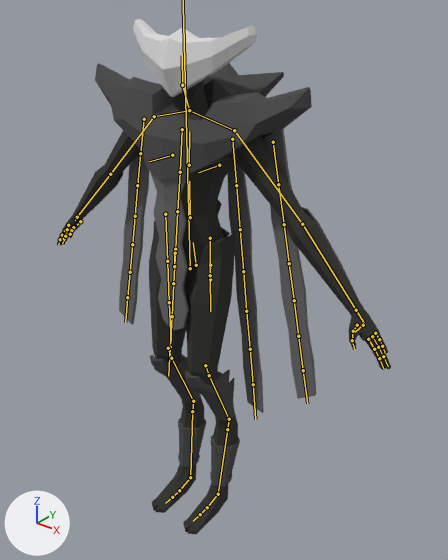
The glTF model assets/boss_1/boss_1.glb as it was, and as the next commit left it.
The view is the same before and after, from a camera (50 mm lens) standing at (2.11, -2.33, 3.17) and looking at (0.05, 0.24, 1.57). Arrows for +X, +Y and +Z are at lower left; the lights stay in place. The bones that bend it are drawn over the model as lines.

Objects in the first picture: 'body'.
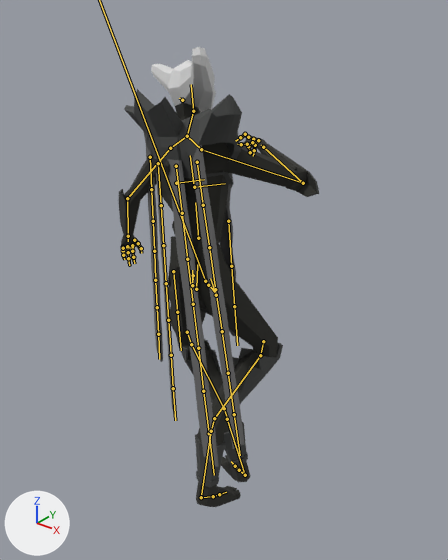
The newer file adds an action. The first version stands in its rest pose; the second is drawn at frame 7 of the action 'attack_spin'.

Where the change shows, as pixel boxes [x1, y1, x2, y2] in the pictures (448 x 560 px):
'body', posed (40% narrower, 11% shorter)
    before: [57, 19, 391, 534]
    after: [119, 47, 319, 507]
bone 'hip', root to tip
    before: (196, 265) to (193, 242)
    after: (196, 289) to (197, 264)
bone 'arm1.L', root to tip
    before: (234, 130) to (302, 224)
    after: (170, 148) to (127, 198)
bone 'forearm.L', root to tip
    before: (302, 224) to (356, 310)
    after: (127, 198) to (128, 236)
bone 'finger.L', root to tip
    before: (368, 339) to (374, 349)
    after: (132, 245) to (132, 251)
bone 'finger.L.002', root to tip
    before: (374, 349) to (379, 358)
    after: (132, 251) to (133, 257)
bone 'finger.L.003', root to tip
    before: (372, 336) to (378, 347)
    after: (127, 246) to (128, 252)
bone 'finger.L.005', root to tip
    before: (378, 347) to (383, 356)
    after: (128, 252) to (128, 258)
bone 'finger.L.004', root to tip
    before: (383, 356) to (388, 366)
    after: (128, 258) to (129, 265)
bone 'finger.L.006', root to tip
    before: (375, 333) to (379, 339)
    after: (123, 247) to (123, 251)
bone 'finger.L.008', root to tip
    before: (379, 339) to (382, 346)
    after: (123, 251) to (123, 255)
bone 'finger.L.012', root to tip
    before: (357, 325) to (353, 331)
    after: (134, 240) to (138, 243)
bone 'arm1.R', root to tip
    before: (154, 116) to (110, 174)
    after: (201, 149) to (303, 183)
bone 'forearm.R', root to tip
    before: (110, 174) to (77, 217)
    after: (303, 183) to (263, 147)
bone 'finger.R.002', root to tip
    before: (62, 235) to (60, 239)
    after: (245, 134) to (240, 137)
bone 'finger.R.003', root to tip
    before: (69, 229) to (66, 234)
    after: (253, 139) to (248, 146)
bone 'finger.R.005', root to tip
    before: (66, 234) to (64, 238)
    after: (248, 146) to (250, 152)
bone 'finger.R.004', root to tip
    before: (64, 238) to (62, 243)
    after: (250, 152) to (254, 153)
bone 'finger.R.006', root to tip
    before: (73, 227) to (71, 230)
    after: (258, 140) to (255, 145)
bone 'finger.R.008', root to tip
    before: (71, 230) to (70, 234)
    after: (255, 145) to (254, 150)
bone 'leg1.L', root to tip
    before: (210, 265) to (209, 279)
    after: (193, 275) to (192, 284)
bone 'knee1.L', root to tip
    before: (205, 365) to (209, 375)
    after: (187, 332) to (191, 344)
bone 'leg2.L', root to tip
    before: (209, 375) to (229, 419)
    after: (191, 344) to (224, 408)
bone 'leg3.L', root to tip
    before: (227, 429) to (218, 494)
    after: (227, 419) to (245, 475)
bone 'hipmiddle.L', root to tip
    before: (210, 279) to (210, 265)
    after: (192, 285) to (192, 270)
bone 'leg1.R', root to tip
    before: (175, 253) to (174, 267)
    after: (208, 285) to (217, 294)
bone 'knee1.R', root to tip
    before: (168, 348) to (171, 358)
    after: (263, 341) to (260, 355)
bone 'leg2.R', root to tip
    before: (171, 358) to (193, 401)
    after: (260, 355) to (214, 418)
bone 'leg3.R', root to tip
    before: (192, 411) to (190, 477)
    after: (211, 431) to (201, 497)
bone 'foot1.R', root to tip
    before: (190, 477) to (179, 490)
    after: (201, 497) to (213, 496)
bone 'hipmiddle.R', root to tip
    before: (174, 266) to (174, 253)
    after: (216, 295) to (210, 278)

What the commit changed:
Bone 'hip_root' (bone_hip_root) moves from (0.0, 0.0, 0.0) to (-0.019, -0.143, -0.154).
Bone 'hip_root' (bone_hip_root) turns from (0, 0, 0) to (-18, -174, 9) degrees about its own x, y and z.
Bone 'hip_root' (bone_hip_root) is rescaled from (1.0, 1.0, 1.0) to (0.77, 0.95, 0.75).
Bone 'hip' (bone_hip) moves from (0.0, 0.0, 0.0) to (0.0, -0.151, 0.02).
Bone 'hip' (bone_hip) turns from (0, 0, 0) to (23, 153, 18) degrees about its own x, y and z.
Bone 'arm1.L' (bone_arm1_l) turns from (0, 0, 0) to (-19, 2, 7) degrees about its own x, y and z.
Bone 'forearm.L' (bone_forearm_l) turns from (0, 0, 0) to (22, 0, 0) degrees about its own x, y and z.
Bone 'finger.L' (bone_finger_l) moves from (0.0, 0.0, 0.0) to (0.0, -0.001, 0.0).
Bone 'finger.L' (bone_finger_l) turns from (0, 0, 0) to (0, 0, -16) degrees about its own x, y and z.
Bone 'finger.L.002' (bone_finger_l_002) turns from (0, 0, 0) to (0, 0, -13) degrees about its own x, y and z.
Bone 'finger.L.003' (bone_finger_l_003) turns from (0, 0, 0) to (0, 0, -16) degrees about its own x, y and z.
Bone 'finger.L.005' (bone_finger_l_005) turns from (0, 0, 0) to (0, 0, -13) degrees about its own x, y and z.
Bone 'finger.L.004' (bone_finger_l_004) turns from (0, 0, 0) to (0, 0, -15) degrees about its own x, y and z.
Bone 'finger.L.006' (bone_finger_l_006) moves from (0.0, 0.0, 0.0) to (0.0, 0.001, 0.0).
Bone 'finger.L.006' (bone_finger_l_006) turns from (0, 0, 0) to (0, 0, -16) degrees about its own x, y and z.
Bone 'finger.L.008' (bone_finger_l_008) turns from (0, 0, 0) to (0, 0, -13) degrees about its own x, y and z.
Bone 'finger.L.012' (bone_finger_l_012) turns from (0, 0, 0) to (0, 0, -10) degrees about its own x, y and z.
Bone 'arm1.R' (bone_arm1_r) turns from (0, 0, 0) to (72, -16, -20) degrees about its own x, y and z.
Bone 'forearm.R' (bone_forearm_r) turns from (0, 0, 0) to (105, 0, 0) degrees about its own x, y and z.
Bone 'finger.R.002' (bone_finger_r_002) turns from (0, 0, 0) to (0, 0, 37) degrees about its own x, y and z.
Bone 'finger.R.003' (bone_finger_r_003) turns from (0, 0, 0) to (0, 0, 77) degrees about its own x, y and z.
Bone 'finger.R.005' (bone_finger_r_005) turns from (0, 0, 0) to (0, 0, 71) degrees about its own x, y and z.
Bone 'finger.R.004' (bone_finger_r_004) turns from (0, 0, 0) to (0, 0, 41) degrees about its own x, y and z.
Bone 'finger.R.006' (bone_finger_r_006) turns from (0, 0, 0) to (0, 0, 71) degrees about its own x, y and z.
Bone 'finger.R.008' (bone_finger_r_008) turns from (0, 0, 0) to (0, 0, 38) degrees about its own x, y and z.
Bone 'leg1.L' (bone_leg1_l) turns from (0, 0, 0) to (-98, -53, 98) degrees about its own x, y and z.
Bone 'knee1.L' (bone_knee1_l) turns from (0, 0, 0) to (1, 0, -22) degrees about its own x, y and z.
Bone 'leg2.L' (bone_leg2_l) turns from (0, 0, 0) to (1, 0, -20) degrees about its own x, y and z.
Bone 'leg3.L' (bone_leg3_l) turns from (0, 0, 0) to (0, 2, 12) degrees about its own x, y and z.
Bone 'hipmiddle.L' (bone_hipmiddle_l) turns from (0, 0, 0) to (13, 0, 4) degrees about its own x, y and z.
Bone 'hipmiddle.L' (bone_hipmiddle_l) is rescaled from (1.0, 1.0, 1.0) to (1.0, 1.28, 1.0).
Bone 'leg1.R' (bone_leg1_r) turns from (0, 0, 0) to (16, -12, -37) degrees about its own x, y and z.
Bone 'knee1.R' (bone_knee1_r) turns from (0, 0, 0) to (2, 0, 32) degrees about its own x, y and z.
Bone 'leg2.R' (bone_leg2_r) turns from (0, 0, 0) to (2, 0, 31) degrees about its own x, y and z.
Bone 'leg3.R' (bone_leg3_r) turns from (0, 0, 0) to (5, -6, -19) degrees about its own x, y and z.
Bone 'foot1.R' (bone_foot1_r) turns from (0, 0, 0) to (0, 0, 5) degrees about its own x, y and z.
Bone 'hipmiddle.R' (bone_hipmiddle_r) turns from (0, 0, 0) to (19, 0, -2) degrees about its own x, y and z.
Bone 'hipmiddle.R' (bone_hipmiddle_r) is rescaled from (1.0, 1.0, 1.0) to (1.0, 1.24, 1.0).
